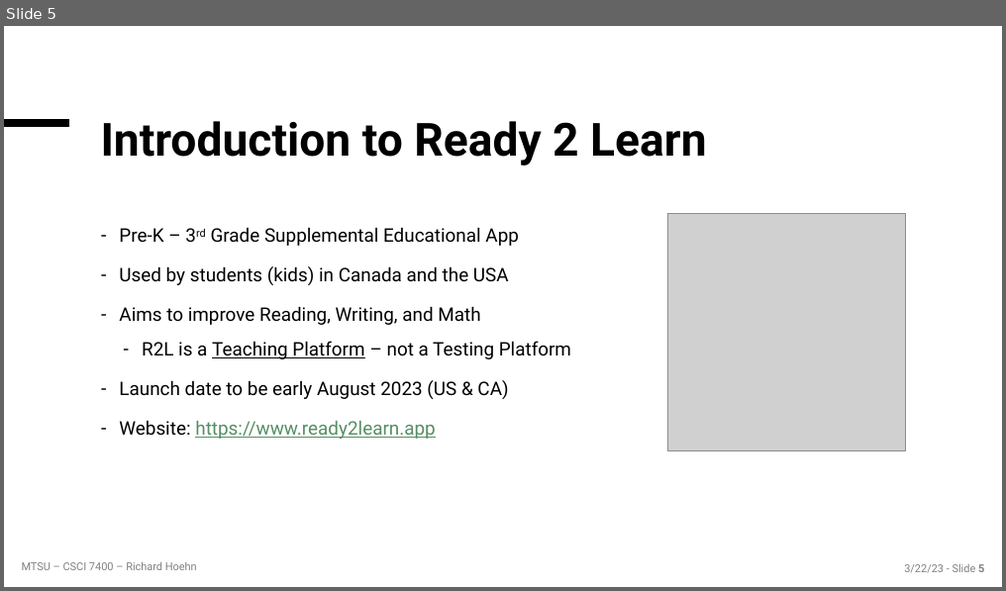
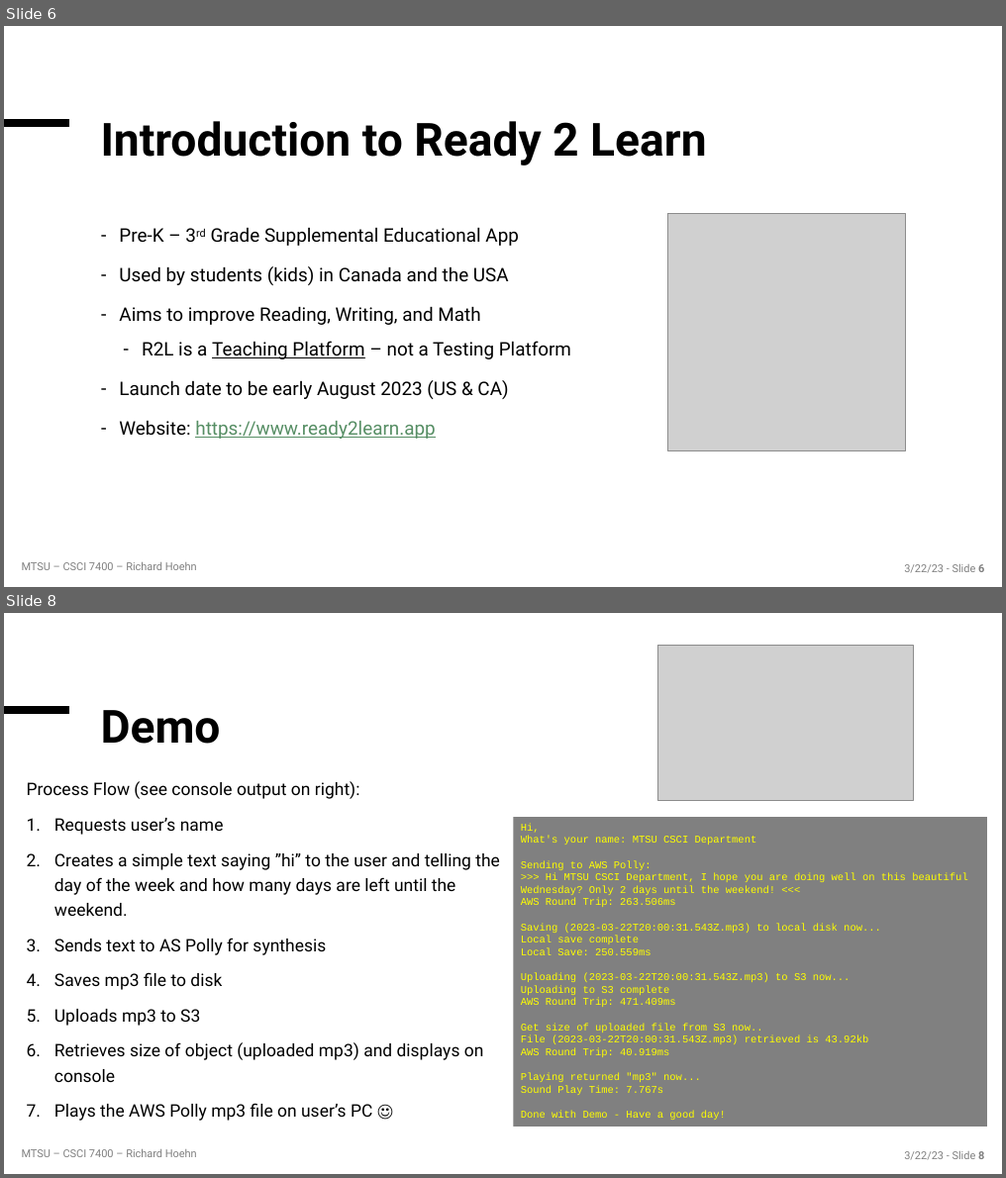
Before and after one commit to richardhoehn/mtsu.csci.7400.assignment02, a slide deck: presentation/HoehnAssignment2_Polly.pptx. Shown one above the other, each under a label of ours: slide 5 before the commit, slides 6 and 8 after it; the slides between them are not shown. The pictures are 1006x591 and 1006x1178 pixels, drawn with LibreOffice and Linux fonts; fonts in the diff are those of the drawing; grey boxes stand for pictures; background and template pictures are left out. Boxes give left, top, right and bottom in pixels: in the first picture for what was removed or moved away, otherwise in the second. Text is boxed around its words. In the diff, an @@ line names an element or a change of style, - is before the commit and + after.

```diff
--- a/presentation/HoehnAssignment2_Polly.pptx
+++ b/presentation/HoehnAssignment2_Polly.pptx
@@ slide 8 added at [4,613,1002,1174], background #FFFFFF; not listed: 3 template elements that a slide beside it also shows @@
@@ picture added at [658,645,913,800] @@
@@ title added at [101,710,221,744], 44 pt, text #000000, bold @@
+Demo
@@ text added at [27,781,500,1121], 16.6 pt, text #000000 @@
+Process Flow (see console output on right):
+1. Requests user’s name
+2. Creates a simple text saying ”hi” to the user and telling the day of the week and how many days are left until the weekend.
+3. Sends text to AS Polly for synthesis
+4. Saves mp3 file to disk
+5. Uploads mp3 to S3
+6. Retrieves size of object (uploaded mp3) and displays on console
+7. Plays the AWS Polly mp3 file on user’s PC ☺
@@ rectangle added at [513,817,987,1128], fill #808080, 10 pt, text #FFFF00 @@
+Hi,
+What's your name: MTSU CSCI Department
+Sending to AWS Polly:
+>>> Hi MTSU CSCI Department, I hope you are doing well on this beautiful Wednesday? Only 2 days until the weekend! <<<
+AWS Round Trip: 263.506ms
+Saving (2023-03-22T20:00:31.543Z.mp3) to local disk now...
+Local save complete
+Local Save: 250.559ms
+Uploading (2023-03-22T20:00:31.543Z.mp3) to S3 now...
+Uploading to S3 complete
+AWS Round Trip: 471.409ms
+Get size of uploaded file from S3 now..
+File (2023-03-22T20:00:31.543Z.mp3) retrieved is 43.92kb
+AWS Round Trip: 40.919ms
+Playing returned "mp3" now...
+Sound Play Time: 7.767s
+Done with Demo - Have a good day!
@@ what was slide 5 is now slide 6 @@
```
Also in this commit, not shown: 4 slides changed, 2 other slides added, 1 slide removed, 8 other files.
